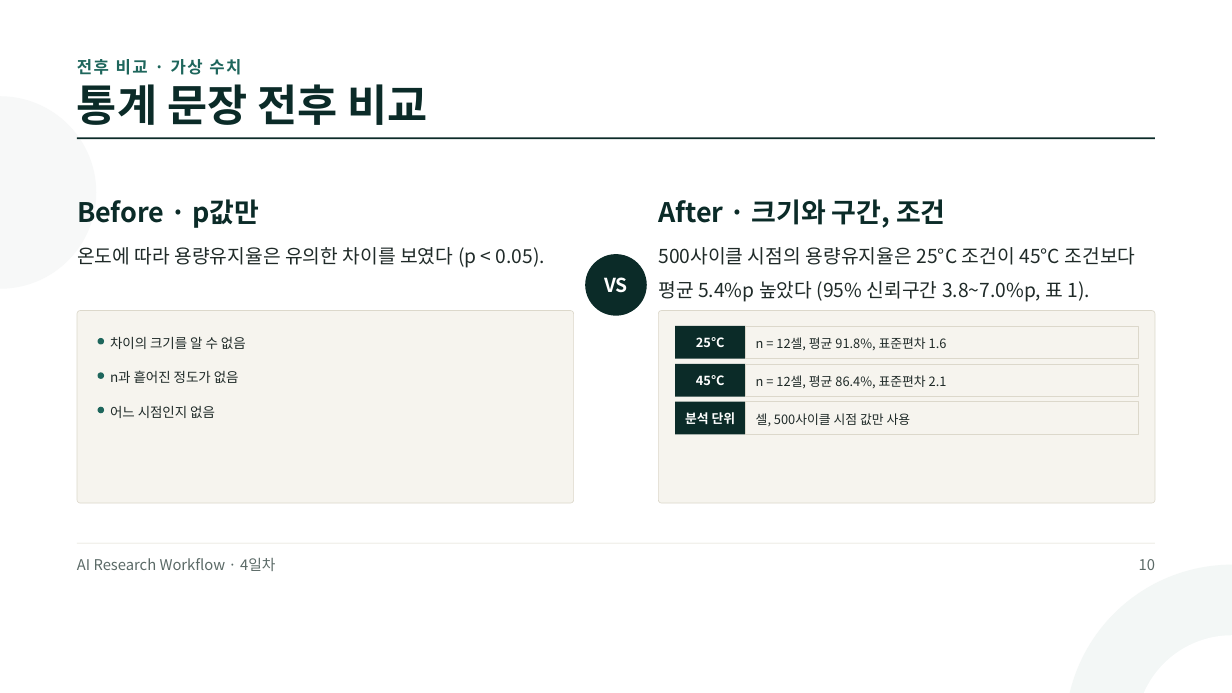
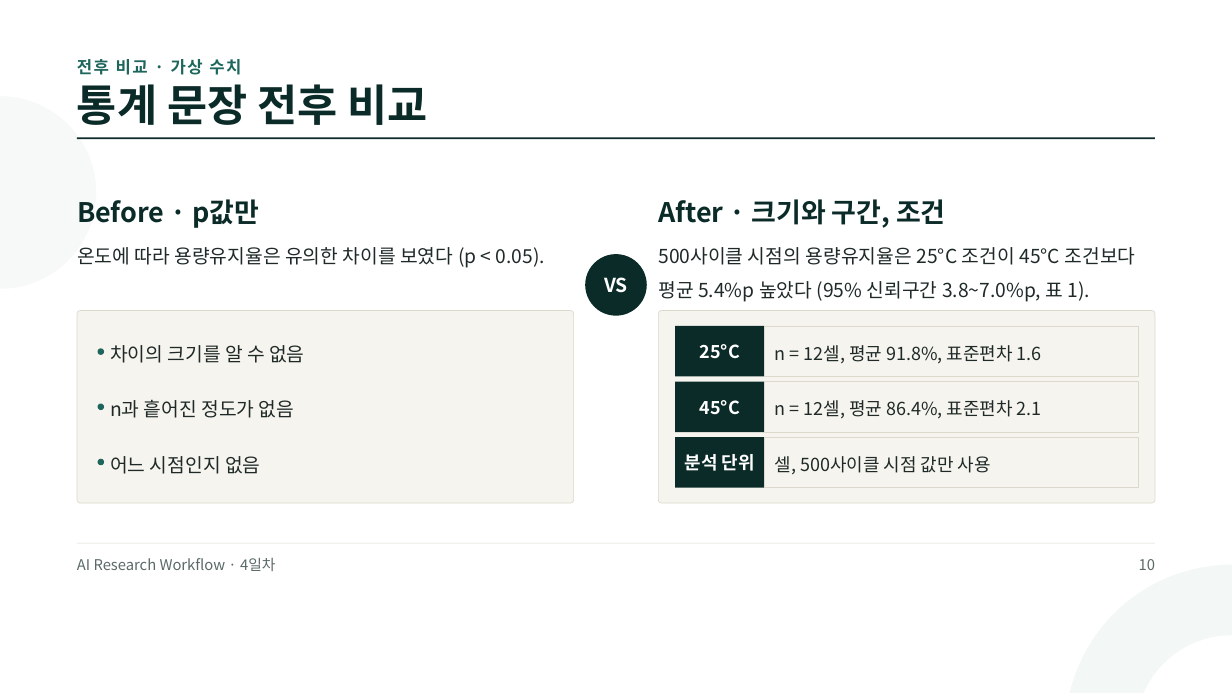
Before and after one commit to jungaistar/materials, a slide deck: slide 10 of grad/grad_day4.pptx. Drawn at 1232x693 pixels with LibreOffice and Linux fonts; fonts in the diff are those of the drawing. Boxes give left, top, right and bottom in pixels: in the first picture for what was removed or moved away, otherwise in the second. Text is boxed around its words. In the diff, an @@ line names an element or a change of style, - is before the commit and + after.

```diff
--- a/grad/grad_day4.pptx
+++ b/grad/grad_day4.pptx
@@ rectangle resized from (x1=675, y1=326, x2=745, y2=359) to (x1=675, y1=326, x2=764, y2=376) @@
@@ rectangle resized from (x1=745, y1=326, x2=1138, y2=359) to (x1=764, y1=326, x2=1138, y2=376) @@
@@ text "n = 12셀, 평균 91.8%, ..." moved from (x1=756, y1=337, x2=947, y2=350) to (x1=775, y1=345, x2=1042, y2=364) @@
@@ ellipse moved from (x1=97, y1=338, x2=104, y2=345) to (x1=97, y1=349, x2=104, y2=355) @@
@@ text "n과 흩어진 정도가 없음" moved from (x1=110, y1=370, x2=239, y2=383) to (x1=110, y1=399, x2=294, y2=418) @@
@@ text "45°C" moved from (x1=696, y1=375, x2=725, y2=385) to (x1=700, y1=400, x2=740, y2=415) @@
@@ rectangle resized from (x1=675, y1=364, x2=745, y2=397) to (x1=675, y1=381, x2=764, y2=432) @@
@@ rectangle resized from (x1=745, y1=364, x2=1138, y2=397) to (x1=764, y1=381, x2=1138, y2=432) @@
@@ text "n = 12셀, 평균 86.4%, ..." moved from (x1=756, y1=375, x2=947, y2=388) to (x1=775, y1=400, x2=1042, y2=419) @@
@@ ellipse moved from (x1=97, y1=372, x2=104, y2=379) to (x1=97, y1=403, x2=104, y2=410) @@
@@ size 15.8 to 22.5 pt in 3 elements at (x1=110, y1=345, x2=304, y2=363), (x1=110, y1=399, x2=294, y2=418), (x1=110, y1=456, x2=260, y2=474) @@
@@ text "어느 시점인지 없음" moved from (x1=110, y1=406, x2=215, y2=418) to (x1=110, y1=456, x2=260, y2=474) @@
@@ size 15 to 21 pt in 6 elements at (x1=775, y1=345, x2=1042, y2=364), (x1=775, y1=400, x2=1042, y2=419), (x1=700, y1=344, x2=740, y2=359), (x1=775, y1=456, x2=991, y2=475), (x1=700, y1=400, x2=740, y2=415), (x1=685, y1=454, x2=755, y2=471) @@
@@ text "분석 단위" moved from (x1=685, y1=412, x2=736, y2=424) to (x1=685, y1=454, x2=755, y2=471) @@
@@ rectangle resized from (x1=675, y1=402, x2=745, y2=434) to (x1=675, y1=437, x2=764, y2=488) @@
@@ rectangle resized from (x1=745, y1=402, x2=1138, y2=434) to (x1=764, y1=437, x2=1138, y2=488) @@
@@ text "셀, 500사이클 시점 값만 사용" moved from (x1=756, y1=413, x2=911, y2=426) to (x1=775, y1=456, x2=991, y2=475) @@
@@ ellipse moved from (x1=97, y1=407, x2=104, y2=413) to (x1=97, y1=459, x2=104, y2=466) @@
```
Also in this commit, not shown: 4 other slides changed, 7 other files.
